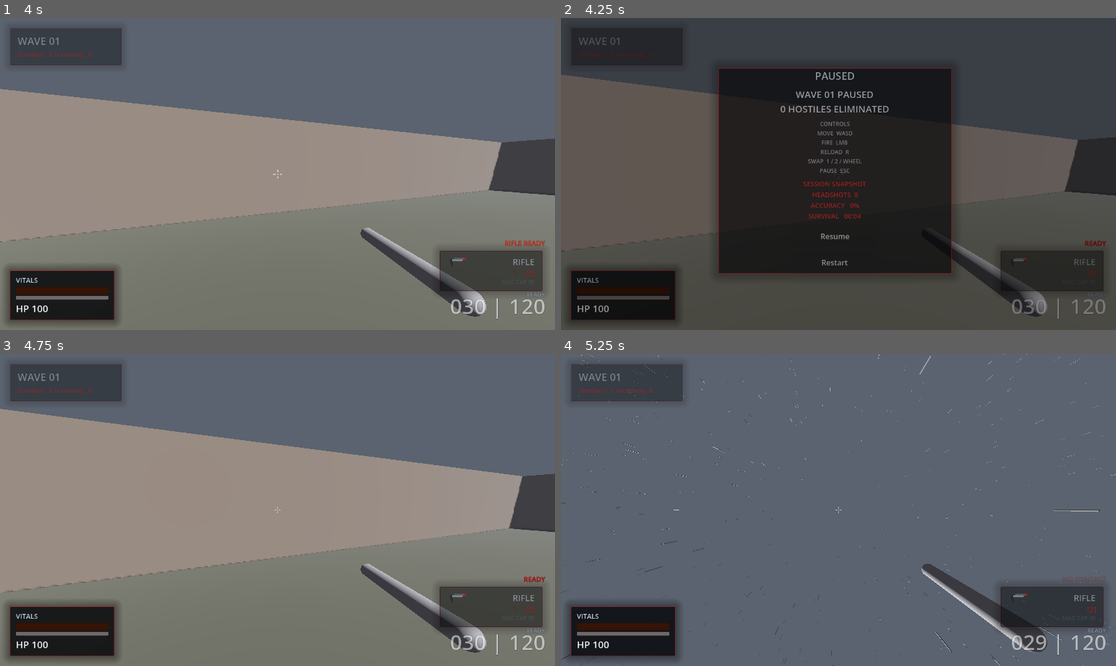
Above: before the commit, frames 1-4 (two rows, left to right).
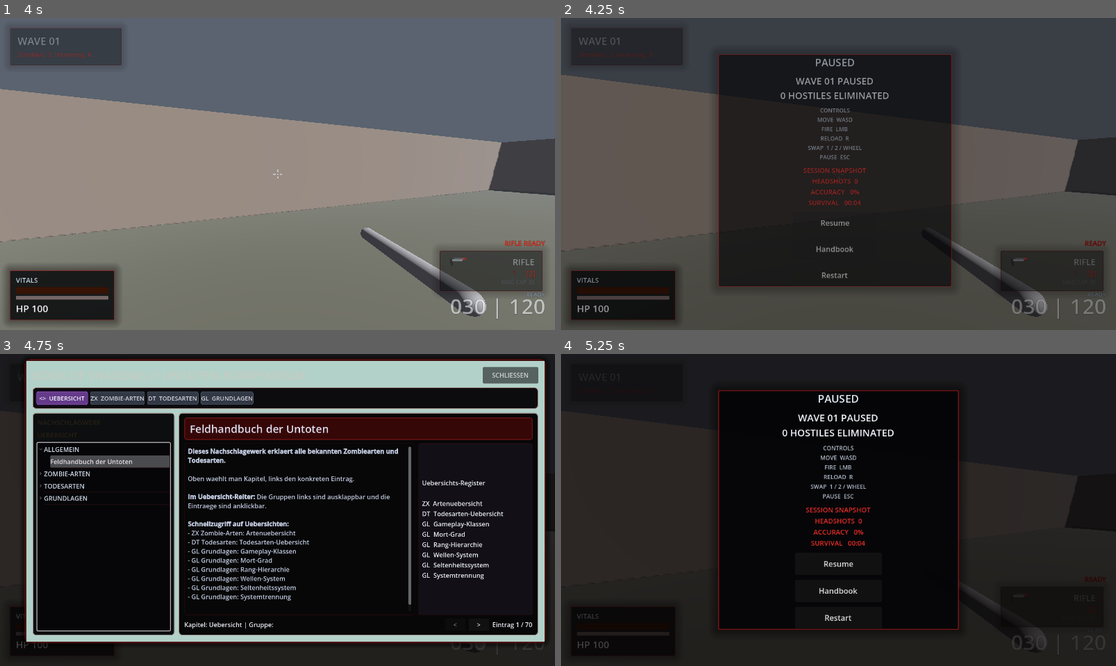
Above: after the commit, the same moments.

Repository: KernPhilipp/Dead-Zones
Game: Godot game, scene res://scenes/main.tscn
Two runs of this game, one before a commit and one after it. Both use one fixed random seed, a clock stepped at 60 frames per second and the inputs below.
Inputs (mouse positions are in pixels of both pictures, inside the frame that each line leads up to):
- Up to frame 1 (4 s): tap Enter at 0.5 s; move the mouse to (305, 174) at 0.52 s; hold W (move_forward) from 0.53 s (still down); click (305, 174) at 0.6 s; tap Space (jump) at 0.77, 1.52, 3.02, 3.77 s; move the mouse to (249, 174) at 1.27 s; tap Mouse wheel down (weapon_next) at 1.35 s; move the mouse to (288, 167) at 2.02 s; tap Mouse wheel up (weapon_prev) at 2.1 s; move the mouse to (271, 180) at 2.77 s; tap 1 (weapon_slot_1) at 2.85 s; move the mouse to (316, 177) at 3.52 s; tap 2 (weapon_slot_2) at 3.6 s
- Up to frame 2 (4.25 s): keep holding W (move_forward); tap Escape (pause_game) at 4.15 s
- Up to frame 3 (4.75 s): release W (move_forward) at 4.25 s; click (271, 584) at 4.25 s, where only the run after the commit has a clickable "Handbook"
- Up to frame 4 (5.25 s): click (1071, 375) at 5 s, where only the run after the commit has a clickable "SCHLIESSEN"

Frame 1 is identical in both runs. In frame 2, 5.7% of the frame differs, in the area x 28-71%, y 11-87%; in frame 3, 97%; in frame 4, 97%, in the area x 0-100%, y 0-100%.

Commit message:
Add handbook access to pause menu

Diff:
--- a/scenes/hud.tscn
+++ b/scenes/hud.tscn
@@ -854,6 +854,12 @@
 custom_minimum_size = Vector2(180, 46)
 text = "Resume"
 
+[node name="HandbookButton" type="Button" parent="PausePanel/MarginContainer/VBoxContainer"]
+layout_mode = 2
+size_flags_horizontal = 4
+custom_minimum_size = Vector2(180, 46)
+text = "Handbook"
+
 [node name="PauseRestartButton" type="Button" parent="PausePanel/MarginContainer/VBoxContainer"]
 layout_mode = 2
 size_flags_horizontal = 4
--- a/scripts/hud.gd
+++ b/scripts/hud.gd
@@ -1,4 +1,6 @@
 extends CanvasLayer
+
+const HANDBOOK_SCENE := preload("res://scenes/handbook_book.tscn")
 
 var health_bar: ProgressBar
 var health_damage_bar: ProgressBar
@@ -44,6 +46,7 @@
 var pause_controls_label: Label
 var pause_settings_label: Label
 var resume_button: Button
+var handbook_button: Button
 var pause_restart_button: Button
 var game_over_panel: PanelContainer
 var game_over_label: Label
@@ -99,6 +102,8 @@
 var milestone_kills_announced: int = 0
 var active_weapon_slot_index: int = 0
 var adaptive_threat_level: float = 0.0
+var handbook_book: Control
+var handbook_opened_from_pause: bool = false
 
 func _enter_tree():
 	_ensure_nodes()
@@ -156,8 +161,10 @@
 	_set_crosshair_state("default")
 	update_crosshair(0.0)
 	resume_button.pressed.connect(_on_resume)
+	handbook_button.pressed.connect(_on_handbook_pressed)
 	pause_restart_button.pressed.connect(_on_restart)
 	restart_button.pressed.connect(_on_restart)
+	_setup_handbook_overlay()
 	_show_start_hints()
 
 func _ensure_nodes():
@@ -208,6 +215,7 @@
 	pause_controls_label = _find_required_node("PauseControlsLabel") as Label
 	pause_settings_label = _find_required_node("PauseSettingsLabel") as Label
 	resume_button = _find_required_node("ResumeButton") as Button
+	handbook_button = _find_required_node("HandbookButton") as Button
 	pause_restart_button = _find_required_node("PauseRestartButton") as Button
 	game_over_panel = _find_required_node("GameOverPanel") as PanelContainer
 	game_over_label = _find_required_node("GameOverLabel") as Label
@@ -237,6 +245,15 @@
 	recent_threat_time = maxf(0.0, recent_threat_time - delta)
 	_update_adaptive_hud(delta)
 	_update_session_milestones()
+
+	if handbook_book != null and handbook_book.visible:
+		if Input.is_action_just_pressed("pause_game"):
+			_close_handbook_overlay()
+		return
+
+	if handbook_opened_from_pause and handbook_book != null and not handbook_book.visible:
+		_restore_pause_menu_after_handbook()
+		handbook_opened_from_pause = false
 
 	if Input.is_action_just_pressed("pause_game") and not game_over_panel.visible:
 		toggle_pause_menu()
@@ -617,6 +634,15 @@
 func _on_resume():
 	_set_pause_menu_visible(false)
 
+func _on_handbook_pressed():
+	if handbook_book == null:
+		return
+	handbook_opened_from_pause = true
+	pause_panel.visible = false
+	if handbook_book.has_method("open_book"):
+		handbook_book.call("open_book")
+	call_deferred("_apply_handbook_theme")
+
 func _on_restart():
 	if pause_tween:
 		pause_tween.kill()
@@ -778,6 +804,111 @@
 	tween.tween_interval(3.4)
 	tween.tween_property(start_hint_label, "modulate:a", 0.0, 0.28)
 	tween.tween_callback(func(): start_hint_label.visible = false)
+
+func _setup_handbook_overlay():
+	if handbook_book != null:
+		return
+	handbook_book = HANDBOOK_SCENE.instantiate() as Control
+	if handbook_book == null:
+		return
+	handbook_book.visible = false
+	handbook_book.process_mode = Node.PROCESS_MODE_WHEN_PAUSED
+	handbook_book.scale = Vector2(0.82, 0.82)
+	handbook_book.position = Vector2(120.0, 40.0)
+	add_child(handbook_book)
+	_apply_handbook_theme()
+
+func _close_handbook_overlay():
+	if handbook_book != null and handbook_book.has_method("close_book"):
+		handbook_book.call("close_book")
+	_restore_pause_menu_after_handbook()
+	handbook_opened_from_pause = false
+
+func _restore_pause_menu_after_handbook():
+	pause_dimmer.visible = true
+	pause_dimmer.modulate.a = 1.0
+	pause_panel.visible = true
+	pause_panel.modulate.a = 1.0
+	pause_panel.scale = Vector2.ONE
+
+func _apply_handbook_theme():
+	if handbook_book == null:
+		return
+
+	var frame: Control = handbook_book.get_node_or_null("BookFrame") as Control
+	var tabs_bg: Control = handbook_book.get_node_or_null("BookFrame/OuterMargin/RootVBox/ChapterTabsBg") as Control
+	var top_bar: Control = handbook_book.get_node_or_null("BookFrame/OuterMargin/RootVBox/TopBar") as Control
+	var left_column: Control = handbook_book.get_node_or_null("BookFrame/OuterMargin/RootVBox/ContentRow/LeftColumn") as Control
+	var right_column: Control = handbook_book.get_node_or_null("BookFrame/OuterMargin/RootVBox/ContentRow/RightColumn") as Control
+	var title_ribbon: Control = handbook_book.get_node_or_null("BookFrame/OuterMargin/RootVBox/ContentRow/RightColumn/RightMargin/RightVBox/TitleRibbon") as Control
+	var body_panel: Control = handbook_book.get_node_or_null("BookFrame/OuterMargin/RootVBox/ContentRow/RightColumn/RightMargin/RightVBox/ContentSplit/BodyPanel") as Control
+	var portrait_panel: Control = handbook_book.get_node_or_null("BookFrame/OuterMargin/RootVBox/ContentRow/RightColumn/RightMargin/RightVBox/ContentSplit/PortraitPanel") as Control
+
+	_tint_panel_style(frame, Color(0.015, 0.015, 0.018, 0.99), Color(0.52, 0.08, 0.08, 0.55))
+	_tint_panel_style(tabs_bg, Color(0.03, 0.03, 0.035, 0.975), Color(0.44, 0.08, 0.08, 0.4))
+	_tint_panel_style(top_bar, Color(0.02, 0.02, 0.024, 0.98), Color(0.46, 0.08, 0.08, 0.36))
+	_tint_panel_style(left_column, Color(0.035, 0.035, 0.04, 0.975), Color(0.34, 0.07, 0.07, 0.3))
+	_tint_panel_style(right_column, Color(0.02, 0.02, 0.024, 0.99), Color(0.42, 0.08, 0.08, 0.34))
+	_tint_panel_style(title_ribbon, Color(0.22, 0.03, 0.03, 0.96), Color(0.68, 0.12, 0.12, 0.52))
+	_tint_panel_style(body_panel, Color(0.028, 0.028, 0.032, 0.99), Color(0.34, 0.07, 0.07, 0.26))
+	_tint_panel_style(portrait_panel, Color(0.04, 0.04, 0.045, 0.99), Color(0.34, 0.07, 0.07, 0.24))
+
+	var labels: Array = handbook_book.find_children("*", "Label", true, false)
+	for label_node in labels:
+		var label: Label = label_node as Label
+		if label == null:
+			continue
+		label.modulate = Color(0.92, 0.93, 0.95, 1.0)
+
+	var rich_labels: Array = handbook_book.find_children("*", "RichTextLabel", true, false)
+	for rich_label_node in rich_labels:
+		var rich_label: RichTextLabel = rich_label_node as RichTextLabel
+		if rich_label == null:
+			continue
+		rich_label.modulate = Color(0.88, 0.9, 0.93, 1.0)
+
+	var buttons: Array = handbook_book.find_children("*", "Button", true, false)
+	for button_node in buttons:
+		var button: Button = button_node as Button
+		if button == null:
+			continue
+		button.modulate = Color(0.94, 0.95, 0.97, 1.0)
+
+	var tree: Tree = handbook_book.get_node_or_null("BookFrame/OuterMargin/RootVBox/ContentRow/LeftColumn/LeftMargin/LeftVBox/EntryTree") as Tree
+	if tree != null:
+		tree.modulate = Color(0.9, 0.92, 0.95, 1.0)
+		var list_panel := StyleBoxFlat.new()
+		list_panel.bg_color = Color(0.028, 0.028, 0.032, 0.99)
+		list_panel.border_width_left = 1
+		list_panel.border_width_top = 1
+		list_panel.border_width_right = 1
+		list_panel.border_width_bottom = 1
+		list_panel.border_color = Color(0.42, 0.08, 0.08, 0.34)
+		list_panel.corner_radius_top_left = 5
+		list_panel.corner_radius_top_right = 5
+		list_panel.corner_radius_bottom_left = 5
+		list_panel.corner_radius_bottom_right = 5
+		tree.add_theme_stylebox_override("panel", list_panel)
+		tree.add_theme_color_override("font_color", Color(0.9, 0.92, 0.95, 1.0))
+		tree.add_theme_color_override("font_selected_color", Color(1.0, 0.94, 0.94, 1.0))
+		tree.add_theme_color_override("font_hovered_color", Color(0.98, 0.78, 0.78, 1.0))
+		tree.add_theme_color_override("guide_color", Color(0.42, 0.08, 0.08, 0.28))
+		tree.add_theme_color_override("title_button_color", Color(0.88, 0.9, 0.93, 1.0))
+
+func _tint_panel_style(control: Control, bg_color: Color, border_color: Color):
+	if control == null:
+		return
+	var style: StyleBoxFlat = control.get("theme_override_styles/panel") as StyleBoxFlat
+	if style == null:
+		style = control.get_theme_stylebox("panel") as StyleBoxFlat
+	if style == null:
+		return
+	var duplicate_style: StyleBoxFlat = style.duplicate() as StyleBoxFlat
+	if duplicate_style == null:
+		return
+	duplicate_style.bg_color = bg_color
+	duplicate_style.border_color = border_color
+	control.set("theme_override_styles/panel", duplicate_style)
 
 func _start_ammo_warning():
 	if ammo_warning_tween and ammo_warning_tween.is_running():
